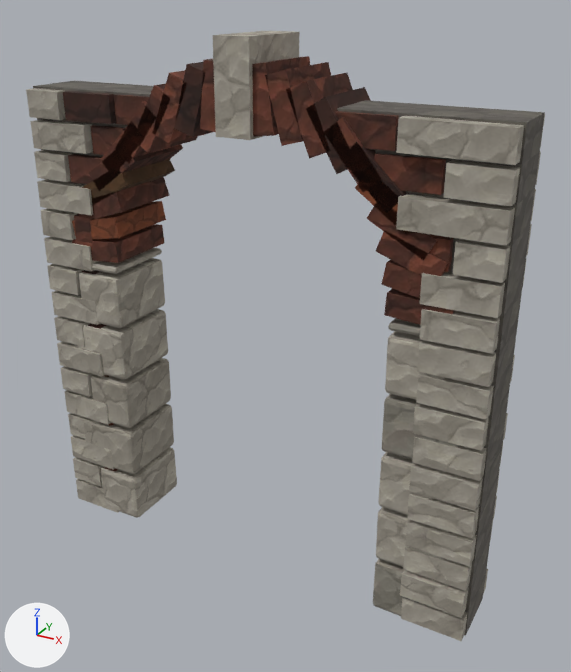
Two versions of the glTF model assets/models/build/arch_doorway__clay_brick.glb, one commit apart.
One viewpoint serves both versions: a camera (50 mm lens) standing at (1.54, -2.59, 2.37) and looking at (0.1, 0.03, 1.06). Arrows for +X, +Y and +Z are at lower left; the lights stay in place. The older version comes first. Vertices at exactly the same position are counted once.

The first picture shows 'model'.
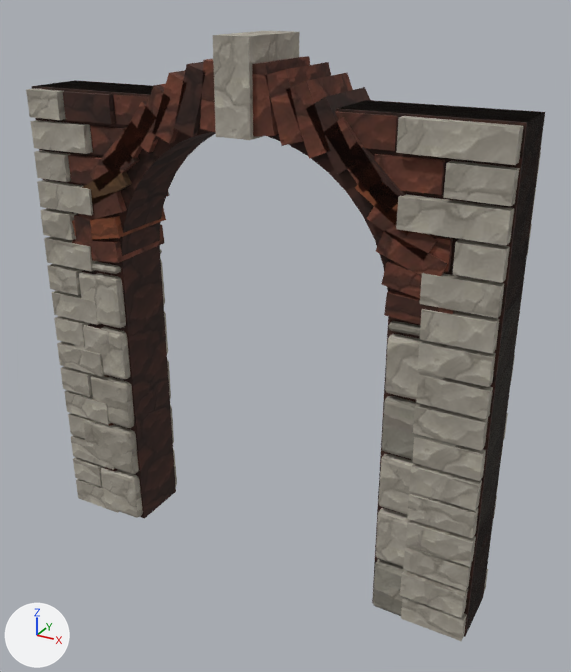
Location of each change, (x1, y1, x2, y2) in pixels of the pictures (571 x 672 px):
```json
{"part": 1, "of": "me_cube_111", "change": "added", "after": [31, 80, 545, 637]}
{"part": 2, "of": "me_cube_111", "change": "surface changed", "before": [27, 34, 544, 639], "after": [27, 34, 544, 639]}
```

Edits to the scene script, one JSON object a line:
```json
{"block": "me_cube_111", "where": "# used by ob_model"}
{"op": "remove", "block": "me_cube_111", "code": "me_cube_111.from_pydata(...)  # 1357 vertices, 2458 faces; spans x -1.0..1.0, y -0.18..0.18, z 0.0..2.22"}
{"op": "add", "block": "me_cube_111", "code": "me_cube_111.from_pydata(...)  # 1415 vertices, 2570 faces; spans x -1.0..1.0, y -0.18..0.18, z 0.0..2.22"}
{"block": "me_cube_111", "change": "me_cube_111 part 1: a new loose piece of 58 vertices spanning x -1.0..1.0, y -0.13..0.13, z 0.0..2.0, in mat_brick_dark (picture img_brick_dark)"}
{"block": "me_cube_111", "change": "me_cube_111 part 2: 2458 kept faces spanning x -1.0..1.0, y -0.18..0.18, z 0.0..2.22 get new texture (UV) coordinates"}
```
